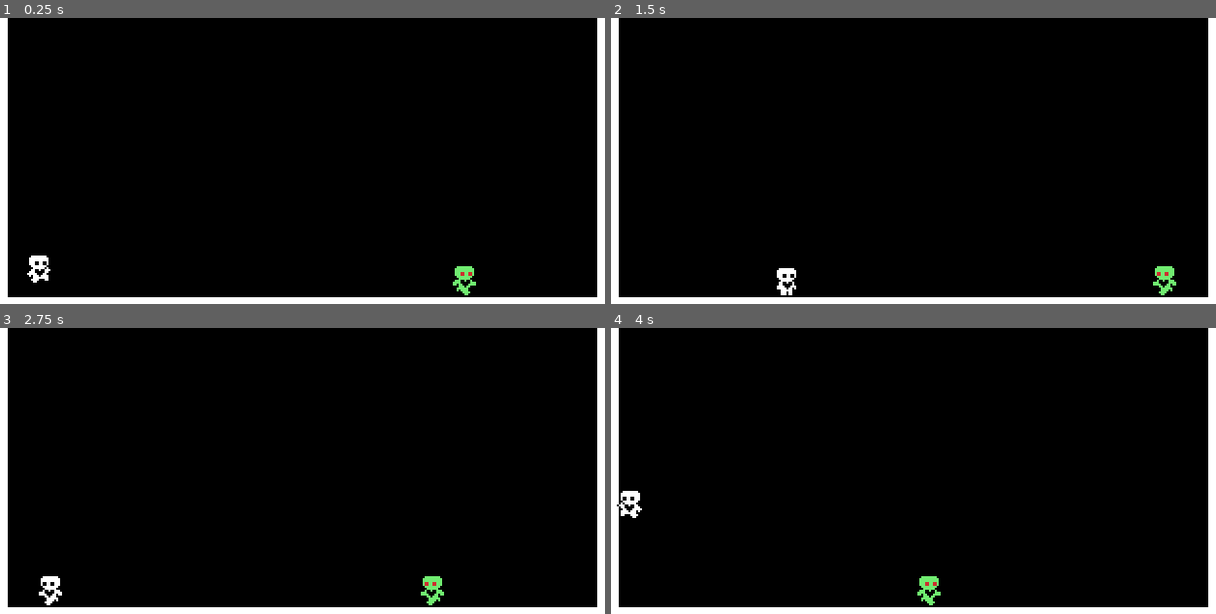
Above: before the commit, frames 1-4 (two rows, left to right).
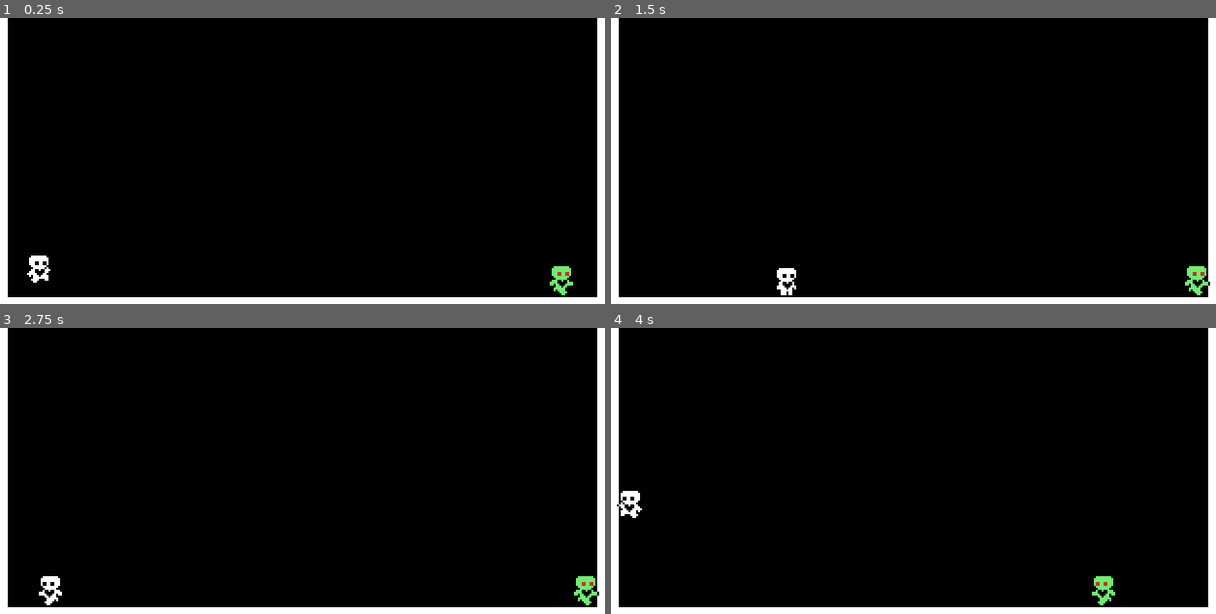
Above: after the commit, the same moments.

Repository: AtlasWongy/rahja_game_development
Game: Godot game, scene res://levels/test_platform.tscn
Same seed, same stepped clock (60 frames per second), same inputs: the game is played once before the commit and once after it.
Inputs (mouse positions are in pixels of both pictures, inside the frame that each line leads up to):
- Up to frame 1 (0.25 s): no input
- Up to frame 2 (1.5 s): tap Enter (ui_accept) at 0.5, 0.77 s; move the mouse to (883, 261) at 0.52 s; hold Right (ui_right) 0.53-1.25 s; hold C (black) 0.53-1.25 s; click (883, 261) at 0.67 s; drag from (1101, 243) to (810, 283) at 1.27 s
- Up to frame 3 (2.75 s): move the mouse to (114, 450) at 2.02 s; hold Left (ui_left) from 2.03 s (still down); hold Ctrl (riposte) from 2.03 s (still down)
- Up to frame 4 (4 s): release Left (ui_left) at 2.75 s; release Ctrl (riposte) at 2.75 s; drag from (943, 502) to (659, 591) at 2.77 s; move the mouse to (822, 416) at 3.52 s; hold Left (ui_left) from 3.53 s (still down); tap Alt at 3.6 s; tap Enter (ui_accept) at 3.77 s

The runs differ from the first frame. In frame 1, 0.5% of the frame differs, in the area x 74-95%, y 86-97%; in frame 2, 0.5%, in the area x 89-100%, y 86-97%; in frame 3, 0.5%; in frame 4, 0.5%.

Commit message:
patrol_adjustment

Diff:
--- a/characters/enemy/enemy.gd
+++ b/characters/enemy/enemy.gd
@@ -4,15 +4,22 @@
 @onready var player_detection = $PlayerDetection
 @onready var animation_player = $Weapon/WeaponSprite/AnimationPlayer
 @onready var cool_down = $CoolDown
+@onready var patrol = $Patrol
 
 const SPEED = 50.0
 const ACCELERATION = 800.0
 const FRICTION = 1000.0
 
+signal turn_on_patrol_signal
+signal turn_off_patrol_signal
+
 var gravity = ProjectSettings.get_setting("physics/2d/default_gravity")
 var direction = 1.0
 var facing_right: bool = true
 var can_attack: bool = true
+
+func _ready():
+	patrol.change_state_signal.connect(change_state)
 
 func _physics_process(delta):
 	if not is_on_floor():
@@ -28,9 +35,11 @@
 func detect_the_player():
 	if player_detection.is_colliding():
 		var collider = player_detection.get_collider()
-		if collider == null:
+		print("I knocked into: ", player_detection.get_collider())
+		if collider == null or !collider.is_in_group('player'):
 			return
 		if collider.is_in_group('player') and can_attack:
+			emit_signal("turn_off_patrol_signal")
 			animation_player.play("swing")
 			velocity.x = 0.0
 			can_attack = false
--- a/characters/enemy/enemy.tscn
+++ b/characters/enemy/enemy.tscn
@@ -1,10 +1,11 @@
-[gd_scene load_steps=20 format=3 uid="uid://bfgfmokoa0kng"]
+[gd_scene load_steps=21 format=3 uid="uid://bfgfmokoa0kng"]
 
 [ext_resource type="Texture2D" uid="uid://cvrdehkogwsru" path="res://characters/enemy/enemy.png" id="1_87n80"]
 [ext_resource type="Script" path="res://characters/enemy/enemy.gd" id="1_cagsl"]
 [ext_resource type="Texture2D" uid="uid://datog2lrwxvsj" path="res://characters/enemy/enemy_weapon.png" id="2_kpxvv"]
 [ext_resource type="Script" path="res://characters/enemy/hitbox/hitbox.gd" id="4_olydo"]
 [ext_resource type="Script" path="res://characters/enemy/stats/stats.gd" id="5_518tx"]
+[ext_resource type="Script" path="res://characters/enemy/patrol/patrol.gd" id="6_ynb7j"]
 
 [sub_resource type="AtlasTexture" id="AtlasTexture_16pcb"]
 atlas = ExtResource("1_87n80")
@@ -265,5 +266,13 @@
 [node name="Stats" type="Node2D" parent="."]
 script = ExtResource("5_518tx")
 
+[node name="Patrol" type="Node2D" parent="."]
+script = ExtResource("6_ynb7j")
+
+[node name="PatrolCoolDown" type="Timer" parent="Patrol"]
+process_callback = 0
+one_shot = true
+
 [connection signal="timeout" from="CoolDown" to="." method="_on_cool_down_timeout"]
 [connection signal="area_entered" from="HitBox" to="HitBox/HitBoxShape" method="_on_hit_box_area_entered"]
+[connection signal="timeout" from="Patrol/PatrolCoolDown" to="Patrol" method="_on_patrol_cool_down_timeout"]
--- /dev/null
+++ b/characters/enemy/patrol/patrol.gd
@@ -0,0 +1,33 @@
+extends Node2D
+
+@onready var enemy = $".."
+@onready var patrol_cool_down = $PatrolCoolDown
+
+signal change_state_signal
+
+var random_timer_idx: int
+var timings: Array = [1, 3]
+
+func _ready():
+	start_the_timer()
+	enemy.turn_on_patrol_signal.connect(turn_on_patrol)
+	enemy.turn_off_patrol_signal.connect(turn_off_patrol)
+
+func _on_patrol_cool_down_timeout():
+	emit_signal("change_state_signal")
+	start_the_timer()
+
+func generate_random_timing() -> int:
+	random_timer_idx = randi() % timings.size()
+	return timings[random_timer_idx]
+
+func start_the_timer():
+	patrol_cool_down.wait_time = generate_random_timing()
+	patrol_cool_down.start()
+	print("The wait time is now: ", patrol_cool_down.wait_time)
+
+func turn_on_patrol():
+	start_the_timer()
+
+func turn_off_patrol():
+	patrol_cool_down.stop()
--- a/levels/test_platform.tscn
+++ b/levels/test_platform.tscn
@@ -22,12 +22,13 @@
 [node name="Player" parent="." instance=ExtResource("2_u743e")]
 position = Vector2(25, 96)
 
+[node name="Enemy" parent="." instance=ExtResource("5_ywcll")]
+position = Vector2(283, 134)
+
 [node name="EnemyPatrol" type="Node2D" parent="."]
-position = Vector2(233, 120)
+visible = false
+position = Vector2(422, 51)
 script = ExtResource("3_k34to")
-
-[node name="Enemy" parent="EnemyPatrol" instance=ExtResource("5_ywcll")]
-position = Vector2(0, 0)
 
 [node name="Area2D" type="Area2D" parent="EnemyPatrol"]
 
